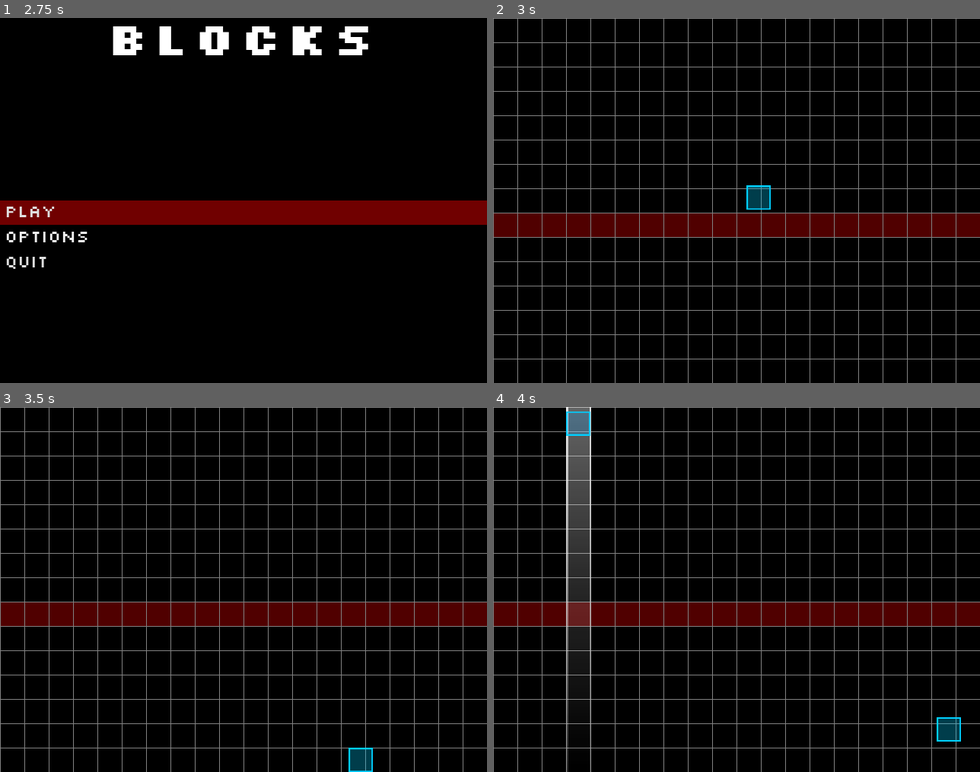
Above: before the commit, frames 1-4 (two rows, left to right).
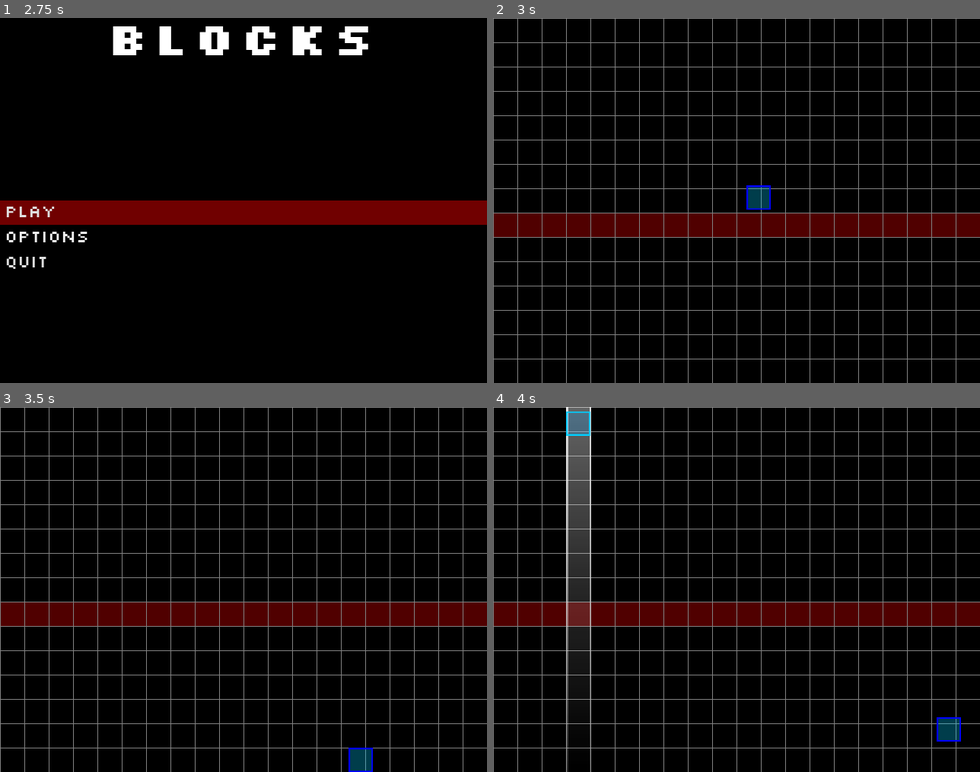
Above: after the commit, the same moments.

Repository: boscutti939/Blocks
Game: Godot game, scene res://Scenes/Menu.tscn
The game is run twice, just before and just after one commit, with the same random seed, the same clock (stepped at 60 frames per second) and the same inputs.
Inputs:
- Up to frame 1 (2.75 s): click "Play" at 0.5 s; click "Play" at 1.25 s; click "Options" at 2 s
- Up to frame 2 (3 s): tap Enter at 2.75, 2.85 s; hold D from 2.78 s (still down)
- Up to frame 3 (3.5 s): keep holding D; tap Space at 3.02 s
- Up to frame 4 (4 s): keep holding D; tap Enter at 3.6 s; tap Space at 3.77 s

Frame 1 is identical in both runs. In frame 2, 0.1% of the frame differs, in the area x 52-58%, y 45-53%; in frame 3, 0.1%; in frame 4, less than 0.1%.

Commit message:
bug fixes, improvements to slow time

Diff:
--- a/Scenes/Blocks/exploding_block.tscn
+++ b/Scenes/Blocks/exploding_block.tscn
@@ -12,17 +12,22 @@
 [ext_resource path="res://Sounds/drop.wav" type="AudioStream" id=10]
 [ext_resource path="res://Scripts/grey_block/dropsound.gd" type="Script" id=11]
 [ext_resource path="res://Scripts/exploding_block/exploding_block.gd" type="Script" id=12]
+[ext_resource path="res://Fonts/slkscrb.ttf" type="DynamicFontData" id=13]
 
-[sub_resource type="RectangleShape2D" id=3]
+[sub_resource type="RectangleShape2D" id=1]
 extents = Vector2( 16, 16 )
 
-[sub_resource type="Gradient" id=1]
+[sub_resource type="Gradient" id=2]
 offsets = PoolRealArray( 0 )
 colors = PoolColorArray( 1, 0, 0, 1 )
 
-[sub_resource type="GradientTexture" id=2]
-gradient = SubResource( 1 )
+[sub_resource type="GradientTexture" id=3]
+gradient = SubResource( 2 )
 width = 32
+
+[sub_resource type="DynamicFont" id=4]
+size = 24
+font_data = ExtResource( 13 )
 
 [node name="base" type="RigidBody2D"]
 collision_layer = 17
@@ -58,6 +63,7 @@
 margin_top = -16.0
 margin_right = 16.0
 margin_bottom = 16.0
+custom_fonts/font = SubResource( 4 )
 align = 1
 valign = 1
 script = ExtResource( 3 )
--- a/Scenes/explosion.tscn
+++ b/Scenes/explosion.tscn
@@ -55,6 +55,6 @@
 
 [node name="explosion_sound" type="AudioStreamPlayer2D" parent="."]
 stream = ExtResource( 2 )
-volume_db = -5.0
-bus = "SFX"
+volume_db = -7.0
+bus = "Explosions"
 script = ExtResource( 3 )
--- a/Scenes/field.tscn
+++ b/Scenes/field.tscn
@@ -106,7 +106,7 @@
 }
 
 [sub_resource type="RectangleShape2D" id=10]
-extents = Vector2( 320, 224 )
+extents = Vector2( 320, 232 )
 
 [sub_resource type="RectangleShape2D" id=11]
 extents = Vector2( 320, 384 )
@@ -153,6 +153,7 @@
 [node name="start_blocks" type="Node2D" parent="block_spawner"]
 
 [node name="explosion_manager" type="Node2D" parent="."]
+z_index = 5
 script = ExtResource( 9 )
 __meta__ = {
 "_edit_lock_": true
--- a/Scenes/player.tscn
+++ b/Scenes/player.tscn
@@ -14,7 +14,7 @@
 [ext_resource path="res://Sounds/death.wav" type="AudioStream" id=12]
 
 [sub_resource type="Gradient" id=1]
-offsets = PoolRealArray( 1 )
+offsets = PoolRealArray( 0.548387 )
 colors = PoolColorArray( 0, 0.811765, 1, 0.294118 )
 
 [sub_resource type="GradientTexture" id=2]
@@ -110,6 +110,7 @@
 texture = SubResource( 2 )
 
 [node name="outline" type="Sprite" parent="."]
+modulate = Color( 1, 0, 1, 1 )
 texture = ExtResource( 2 )
 hframes = 15
 
--- a/Scripts/block_spawner/block_spawner.gd
+++ b/Scripts/block_spawner/block_spawner.gd
@@ -23,6 +23,7 @@
 	$timer.wait_time = 1.0/initialSpawnRate;
 	$tween.interpolate_property(self, "time", 1.0/initialSpawnRate, 1.0/maxSpawnRate, secondsToMax,Tween.TRANS_CUBIC, Tween.EASE_OUT);
 	$tween.start();
+	$tween.playback_speed = global.timescale;
 	randomize();
 
 # Called every frame. 'delta' is the elapsed time since the previous frame.
--- a/Scripts/exploding_block/exploding_block.gd
+++ b/Scripts/exploding_block/exploding_block.gd
@@ -24,9 +24,13 @@
 
 # Called every frame. 'delta' is the elapsed time since the previous frame.
 func _process(delta):
-	if ceil(fusetime.time_left * global.timescale) < prevtime and not fusetime.is_stopped():
-		prevtime = ceil(fusetime.time_left * global.timescale);
-		fuseaudio.play();
+	if not fusetime.is_stopped():
+		if slowed == true and ceil(fusetime.time_left * global.slowTimescale) < prevtime:
+			prevtime = ceil(fusetime.time_left * global.slowTimescale);
+			fuseaudio.play();
+		elif slowed == false and ceil(fusetime.time_left * global.normalTimescale) < prevtime:
+			prevtime = ceil(fusetime.time_left * global.normalTimescale);
+			fuseaudio.play();
 	if global.timescale != global.normalTimescale and not fusetime.is_stopped() and slowed == false:
 		slowed = true;
 		fusetime.wait_time = fusetime.time_left / global.slowTimescale;
@@ -53,7 +57,7 @@
 	get_parent().explode();
 
 func _on_Area2D_body_entered(body):
-	if body.name == "player" and fusetime.is_stopped() and global.timescale == global.normalTimescale:
+	if body.name == "player" and fusetime.is_stopped():
 		fusetime.start();
 		fuseaudio.play();
 
--- a/Scripts/field.gd
+++ b/Scripts/field.gd
@@ -9,6 +9,7 @@
 # Called when the node enters the scene tree for the first time.
 func _ready():
 	global.gameOver = false;
+	global.timescale = global.normalTimescale;
 
 # Called every frame. 'delta' is the elapsed time since the previous frame.
 func _process(delta):
--- a/Scripts/jump_block/jump_block.gd
+++ b/Scripts/jump_block/jump_block.gd
@@ -5,7 +5,7 @@
 	get_parent().blocktype = 1;
 
 func _on_Area2D_body_entered(body):
-	if body.name == "player":
+	if body.name == "player" and body.died == false:
 		get_node("/root/field/player").jumpheight = 3;
 		get_node("/root/field/player/powerupsound").play();
 		get_node("/root/field/player/jumpmeter/timer").starttimer();
--- a/Scripts/time_block/time_block.gd
+++ b/Scripts/time_block/time_block.gd
@@ -13,7 +13,7 @@
 	pass;
 
 func _on_Area2D_body_entered(body):
-	if body.name == "player":
+	if body.name == "player" and body.died == false:
 		global.slowtime();
 		get_node("/root/field/player/powerupsound").play();
 		get_node("/root/field/player/timemeter/timer").starttimer();
--- a/default_bus_layout.tres
+++ b/default_bus_layout.tres
@@ -16,6 +16,12 @@
 feedback/delay_ms = 150.0
 feedback/level_db = -12.0
 feedback/lowpass = 8000.0
+
+[sub_resource type="AudioEffectReverb" id=3]
+resource_name = "Reverb"
+predelay_feedback = 0.0
+room_size = 0.6
+wet = 0.2
 
 [resource]
 bus/1/name = "SFX"
@@ -40,3 +46,11 @@
 bus/3/send = "SFX"
 bus/3/effect/0/effect = SubResource( 2 )
 bus/3/effect/0/enabled = true
+bus/4/name = "Explosions"
+bus/4/solo = false
+bus/4/mute = false
+bus/4/bypass_fx = false
+bus/4/volume_db = 0.0
+bus/4/send = "SFX"
+bus/4/effect/0/effect = SubResource( 3 )
+bus/4/effect/0/enabled = true
Not shown: 4 places in Scenes/Blocks/exploding_block.tscn that only renumber resources
Not shown: 1 places in Scenes/Blocks/time_block.tscn that only renumber resources
Not shown: 1 places in default_bus_layout.tres that only renumber resources
